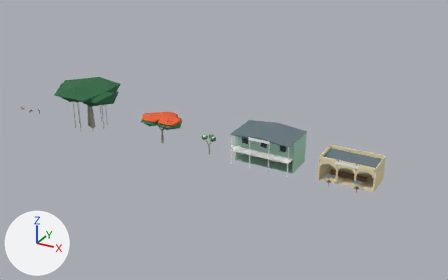
Before and after pictures for a commit that changed the glTF model packs/base/assets/models/scenery/keys-identity.glb.
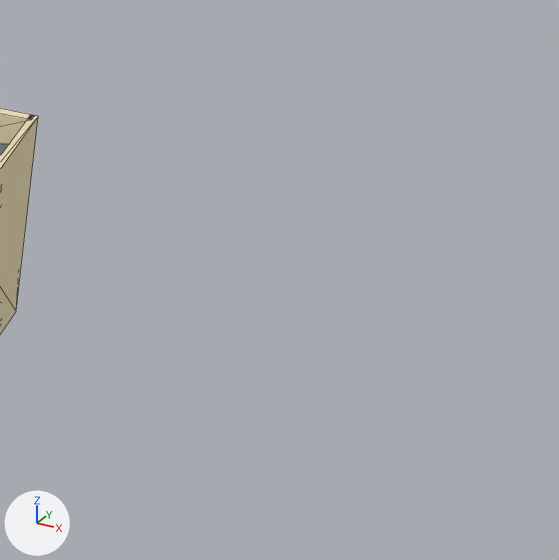
Each version appears first whole from a 50 mm camera at (83.5, -113.6, 61.2) aimed at (19.3, 3.1, 2.8), and next in a close-up on the part from 85% to 100% of the width and 51% to 74% of the height. The lights are fixed; the arrows at lower left show +X, +Y and +Z. The first two pictures are the older version. The close-ups show mesh edges as thin lines. Where no turn or scale is listed for an object, it has been applied to the vertices.

The first close-up shows 'duval_open_bar_b_body'.
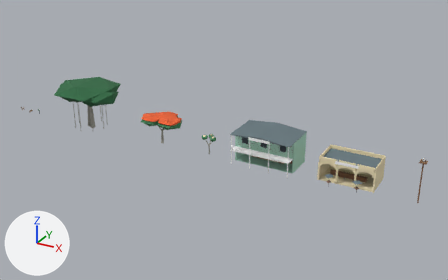
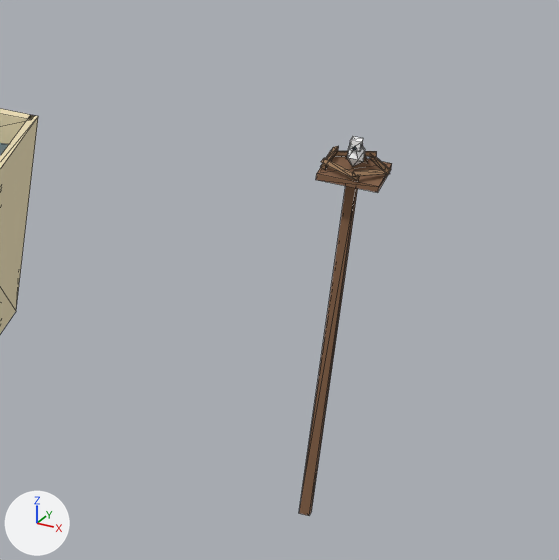
The edits, one by one:
Mesh me_keys_osprey_post_body is new.
It has 86 vertices, 112 faces and spans x -0.7..0.81, y -0.79..0.76, z 0.0..9.89.
Faces by material slot: [24, 48, 32, 8].
It uses material mat_wood (brown #876348).
It uses material mat_bark (brown #9a7858).
It uses material mat_trim (white #ffffff).
It uses material mat_steel_dark (greyish blue #39454b).
Object 'keys_osprey_post_body' (ob_keys_osprey_post_body) is new; it shows me_keys_osprey_post_body.
Its location is (65.0, 0.0, 0.0).

What differs and where, as boxes [x1, y1, x2, y2] in the close-ups (559 x 560 px):
'keys_osprey_post_body', added
    after: [299, 136, 392, 516]
    faces in mat_wood (brown #876348): [299, 152, 392, 516]
    faces in mat_bark (brown #9a7858): [320, 145, 390, 181]
    faces in mat_trim (white #ffffff): [347, 136, 365, 166]
